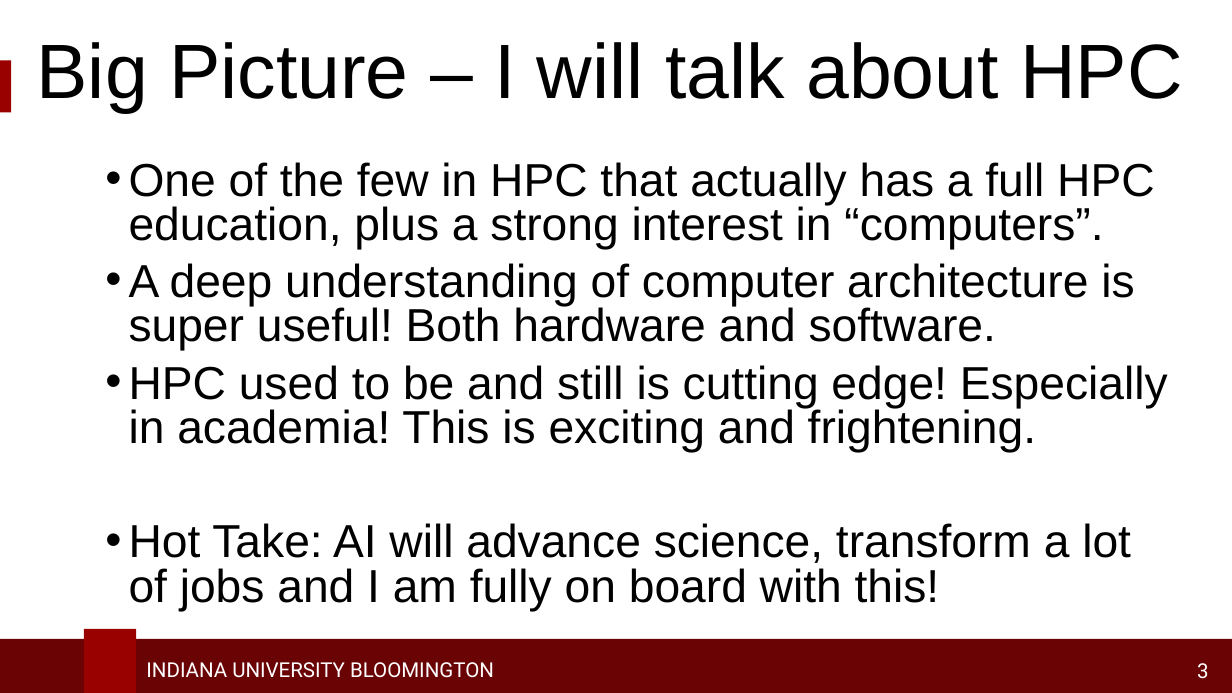
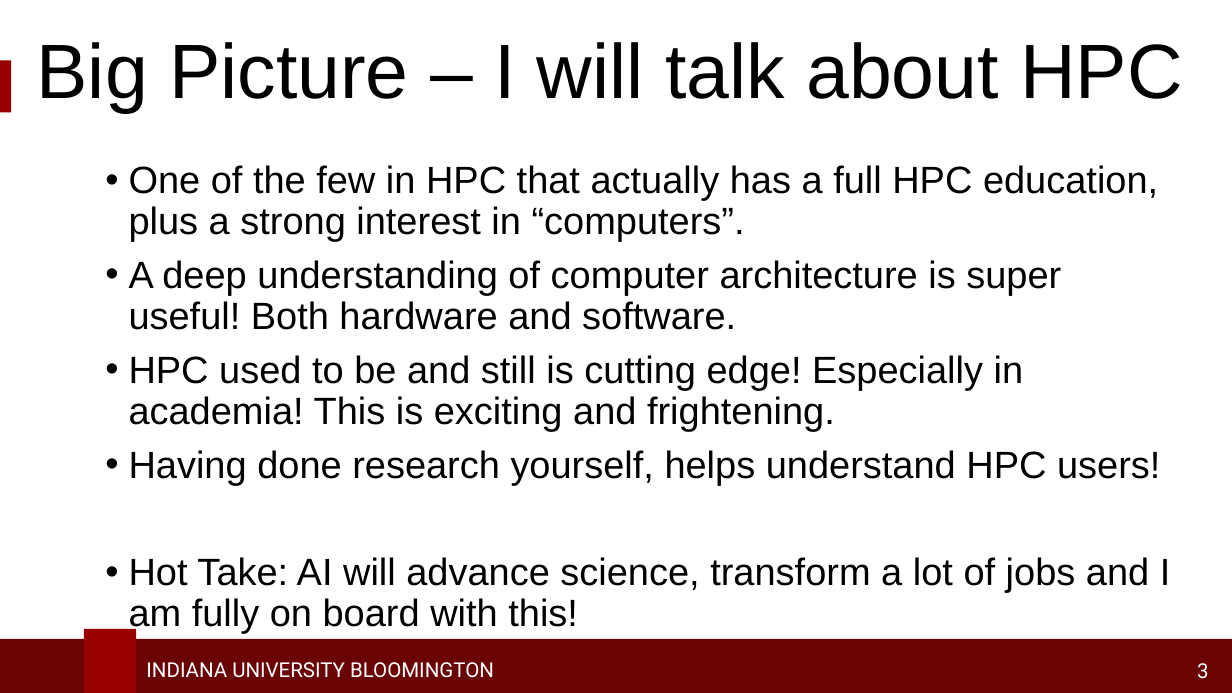
Before and after one commit to access-ci-org/Operations-STEP-2026, a slide deck: slide 3 of CareerSpotlights/RobertHenschel.pptx. Drawn at 1232x693 pixels with LibreOffice and Linux fonts; fonts in the diff are those of the drawing; background and template pictures are left out. Boxes give left, top, right and bottom in pixels: in the first picture for what was removed or moved away, otherwise in the second. Text is boxed around its words. In the diff, an @@ line names an element or a change of style, - is before the commit and + after.

```diff
--- a/CareerSpotlights/RobertHenschel.pptx
+++ b/CareerSpotlights/RobertHenschel.pptx
@@ text at (129, 165, 1171, 634): size 36 to 29.6 pt in "One of the few in HPC that ...", "A deep understanding of computer architecture is ...", "HPC used to be and still is ...", "Hot Take: AI will advance science, transform ..."; line spacing 0.8 to 0.9 @@
@@ text at (129, 450, 1160, 485): paragraph added @@
+• Having done research yourself, helps understand HPC users!
```
Also in this commit, not shown: 3 other slides changed.
